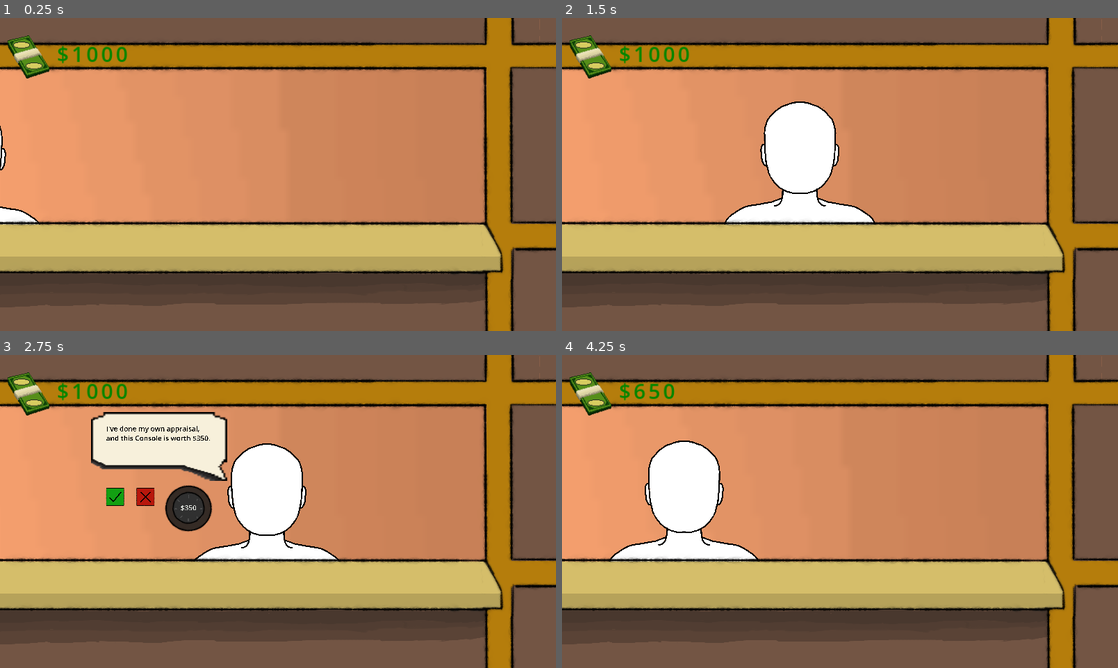
Above: before the commit, frames 1-4 (two rows, left to right).
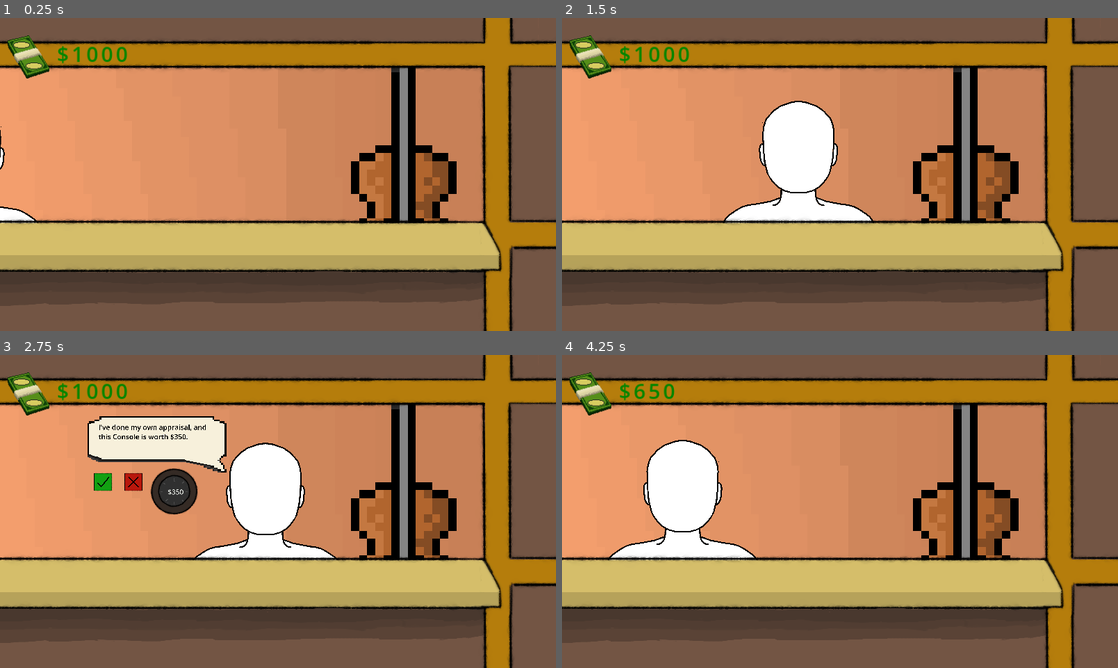
Above: after the commit, the same moments.

Repository: Routund/pawncepts
Game: Godot game, scene res://Scenes/Shop.tscn
Two runs of this game, one before a commit and one after it. Both use one fixed random seed, a clock stepped at 60 frames per second and the inputs below.
Inputs (mouse positions are in pixels of both pictures, inside the frame that each line leads up to; where the layout moved, square brackets give the same spot in the first picture):
- Up to frame 1 (0.25 s): no input
- Up to frame 2 (1.5 s): move the mouse to (962, 158) at 0.52 s; click (962, 158) at 0.67 s; move the mouse to (728, 190) at 1.27 s; click (728, 190) at 1.42 s
- Up to frame 3 (2.75 s): click (172, 492) [189, 508] at 2 s
- Up to frame 4 (4.25 s): click (667, 483) [678, 495] at 2.75 s; click (667, 483) [678, 495] at 3.5 s

The runs differ from the first frame. In frame 1, 13% of the frame differs, in the area x 0-100%, y 0-100%; in frame 2, 13%; in frame 3, 17%; in frame 4, 13%.

Commit message:
Changed some assets Made it export ready Added revealing text

Diff:
--- a/Scenes/Shop.tscn
+++ b/Scenes/Shop.tscn
@@ -2,12 +2,12 @@
 
 [ext_resource type="Script" path="res://Scripts/Money.gd" id="1_dygwe"]
 [ext_resource type="Script" path="res://Scripts/Shop_Manager.gd" id="1_ruhxm"]
+[ext_resource type="Texture2D" uid="uid://bxe4nq618qyr5" path="res://Assets/Wall with guitar.png" id="2_ii5ta"]
 [ext_resource type="Texture2D" uid="uid://bbk2g748hlv51" path="res://Assets/person_base.png" id="2_q2o5f"]
-[ext_resource type="Texture2D" uid="uid://co55y88nigfxd" path="res://Assets/Wall 1.png" id="2_vby4j"]
 [ext_resource type="Texture2D" uid="uid://ct6vrrwc8lssc" path="res://Assets/cash final 64x64.png" id="3_clsbt"]
 [ext_resource type="Script" path="res://Scripts/Customer_functions.gd" id="3_x5wk7"]
 [ext_resource type="Script" path="res://Scripts/Speech_manager.gd" id="5_2j8ui"]
-[ext_resource type="Texture2D" uid="uid://daxw6o2fhaprx" path="res://Assets/Speech Bubble Final 64x64.png" id="6_4uqg8"]
+[ext_resource type="Texture2D" uid="uid://d37rpu5aixpdx" path="res://Assets/Speech Bubble Final 64x64 (less shading).png" id="6_ahva7"]
 [ext_resource type="Texture2D" uid="uid://br03r3febb2sk" path="res://Assets/spinner.png" id="7_7b1i1"]
 [ext_resource type="Texture2D" uid="uid://t5lxafalxrrj" path="res://Assets/storefront.png" id="7_fdiy1"]
 [ext_resource type="Script" path="res://Scripts/spin.gd" id="8_rf3ha"]
@@ -17,14 +17,6 @@
 [ext_resource type="Texture2D" uid="uid://cadatuipseqoy" path="res://Assets/cross_norm.png" id="11_tse4m"]
 [ext_resource type="Texture2D" uid="uid://dytvihovhihl4" path="res://Assets/cross_press.png" id="12_5beyp"]
 [ext_resource type="Script" path="res://Scripts/Cross.gd" id="14_ynerj"]
-
-[sub_resource type="FontVariation" id="FontVariation_uji3a"]
-spacing_glyph = 6
-
-[sub_resource type="LabelSettings" id="LabelSettings_04taw"]
-font = SubResource("FontVariation_uji3a")
-font_size = 43
-font_color = Color(0, 0.521569, 0, 1)
 
 [sub_resource type="LabelSettings" id="LabelSettings_anbuk"]
 font_size = 200
@@ -37,18 +29,125 @@
 font_size = 200
 font_color = Color(0.866667, 0.878431, 0.858824, 1)
 
+[sub_resource type="FontVariation" id="FontVariation_uji3a"]
+spacing_glyph = 6
+
+[sub_resource type="LabelSettings" id="LabelSettings_04taw"]
+font = SubResource("FontVariation_uji3a")
+font_size = 43
+font_color = Color(0, 0.521569, 0, 1)
+
 [node name="Node2D" type="Node2D"]
 script = ExtResource("1_ruhxm")
-
-[node name="Wall1" type="Sprite2D" parent="."]
-position = Vector2(576.5, 323)
-scale = Vector2(16.6875, 16.8)
-texture = ExtResource("2_vby4j")
 
 [node name="Camera2D" type="Camera2D" parent="."]
 position = Vector2(573, 323)
 
 [node name="CanvasLayer" type="CanvasLayer" parent="."]
+
+[node name="Customer" type="Sprite2D" parent="CanvasLayer"]
+position = Vector2(222, 331)
+scale = Vector2(0.0721125, 0.0710185)
+texture = ExtResource("2_q2o5f")
+script = ExtResource("3_x5wk7")
+
+[node name="Speech_bubble" type="Node2D" parent="CanvasLayer/Customer"]
+visible = false
+position = Vector2(-3217.2, -2027.64)
+script = ExtResource("5_2j8ui")
+
+[node name="Bubble" type="NinePatchRect" parent="CanvasLayer/Customer/Speech_bubble"]
+texture_filter = 1
+anchors_preset = -1
+anchor_top = -3.655
+anchor_right = 34.358
+anchor_bottom = 5.981
+offset_left = -1899.8
+offset_top = -774.447
+offset_right = -1819.8
+offset_bottom = -741.447
+scale = Vector2(50, 50)
+texture = ExtResource("6_ahva7")
+patch_margin_left = 11
+patch_margin_top = 4
+patch_margin_right = 28
+patch_margin_bottom = 4
+metadata/_edit_use_anchors_ = true
+
+[node name="Dialogue" type="Label" parent="CanvasLayer/Customer/Speech_bubble"]
+offset_left = -1581.8
+offset_top = -591.447
+offset_right = 1858.2
+offset_bottom = 351.553
+text = "Hello there
+"
+label_settings = SubResource("LabelSettings_anbuk")
+autowrap_mode = 2
+metadata/_edit_use_anchors_ = true
+
+[node name="Spinner" type="TextureButton" parent="CanvasLayer/Customer/Speech_bubble"]
+offset_left = -485.817
+offset_top = 339.948
+offset_right = 1674.18
+offset_bottom = 2499.95
+scale = Vector2(0.65, 0.65)
+pivot_offset = Vector2(1080, 1080)
+texture_normal = ExtResource("7_7b1i1")
+script = ExtResource("8_rf3ha")
+metadata/_edit_use_anchors_ = true
+
+[node name="Price" type="Label" parent="CanvasLayer/Customer/Speech_bubble"]
+anchors_preset = -1
+anchor_left = 0.014
+anchor_top = 0.071
+anchor_right = 0.014
+anchor_bottom = 0.071
+offset_left = 193.677
+offset_top = 987.666
+offset_right = 1080.68
+offset_bottom = 1874.67
+grow_horizontal = 2
+grow_vertical = 2
+text = "$9999"
+label_settings = SubResource("LabelSettings_gjitf")
+horizontal_alignment = 1
+vertical_alignment = 1
+autowrap_mode = 2
+metadata/_edit_use_anchors_ = true
+
+[node name="Check" type="TextureButton" parent="CanvasLayer/Customer/Speech_bubble"]
+offset_left = -1720.0
+offset_top = 875.02
+offset_right = 440.004
+offset_bottom = 3035.02
+scale = Vector2(0.25, 0.25)
+texture_normal = ExtResource("9_fqr4x")
+texture_pressed = ExtResource("10_g7l0n")
+script = ExtResource("11_ca2va")
+metadata/_edit_use_anchors_ = true
+
+[node name="Cross" type="TextureButton" parent="CanvasLayer/Customer/Speech_bubble"]
+offset_left = -846.366
+offset_top = 875.02
+offset_right = 1313.64
+offset_bottom = 3035.02
+scale = Vector2(0.25, 0.25)
+texture_normal = ExtResource("11_tse4m")
+texture_pressed = ExtResource("12_5beyp")
+script = ExtResource("14_ynerj")
+metadata/_edit_use_anchors_ = true
+
+[node name="Control" type="Control" parent="CanvasLayer/Customer/Speech_bubble"]
+layout_mode = 3
+anchors_preset = 0
+offset_right = 40.0
+offset_bottom = 40.0
+metadata/_edit_use_anchors_ = true
+
+[node name="Storefront" type="Sprite2D" parent="CanvasLayer"]
+position = Vector2(573, 321)
+scale = Vector2(0.35, 0.35)
+texture = ExtResource("7_fdiy1")
 
 [node name="CashFinal64x64" type="Sprite2D" parent="CanvasLayer"]
 position = Vector2(59, 81)
@@ -72,118 +171,21 @@
 autowrap_mode = 2
 script = ExtResource("1_dygwe")
 
-[node name="Customer" type="Sprite2D" parent="."]
-position = Vector2(222, 331)
-scale = Vector2(0.0721125, 0.0710185)
-texture = ExtResource("2_q2o5f")
-script = ExtResource("3_x5wk7")
-
-[node name="Speech_bubble" type="Node2D" parent="Customer"]
-visible = false
-position = Vector2(-3217.2, -2027.64)
-script = ExtResource("5_2j8ui")
-
-[node name="Control" type="Control" parent="Customer/Speech_bubble"]
-layout_mode = 3
-anchors_preset = 0
-offset_right = 40.0
-offset_bottom = 40.0
-
-[node name="NinePatchRect" type="NinePatchRect" parent="Customer/Speech_bubble/Control"]
-layout_mode = 1
-anchors_preset = -1
-anchor_top = -3.655
-anchor_right = 34.358
-anchor_bottom = 5.981
-offset_left = -1830.47
-offset_top = -754.974
-offset_right = -3126.79
-offset_bottom = -1100.41
-scale = Vector2(50, 50)
-texture = ExtResource("6_4uqg8")
-patch_margin_left = 11
-patch_margin_top = 4
-patch_margin_right = 28
-patch_margin_bottom = 4
-
-[node name="Dialogue" type="Label" parent="Customer/Speech_bubble/Control"]
-layout_mode = 0
-offset_left = -1401.0
-offset_top = -563.0
-offset_right = 1609.0
-offset_bottom = 746.0
-text = "Hello there
-"
-label_settings = SubResource("LabelSettings_anbuk")
-autowrap_mode = 2
-
-[node name="Spinner" type="TextureButton" parent="Customer/Speech_bubble/Control"]
-layout_mode = 0
-offset_left = -114.518
-offset_top = 818.87
-offset_right = 2045.48
-offset_bottom = 2978.87
-scale = Vector2(0.65, 0.65)
-pivot_offset = Vector2(1080, 1080)
-texture_normal = ExtResource("7_7b1i1")
-script = ExtResource("8_rf3ha")
-
-[node name="Price" type="Label" parent="Customer/Speech_bubble/Control"]
-layout_mode = 1
-anchors_preset = -1
-anchor_left = 0.014
-anchor_top = 0.071
-anchor_right = 0.014
-anchor_bottom = 0.071
-offset_left = 522.812
-offset_top = 1435.58
-offset_right = 1409.81
-offset_bottom = 2322.58
-grow_horizontal = 2
-grow_vertical = 2
-text = "$9999"
-label_settings = SubResource("LabelSettings_gjitf")
-horizontal_alignment = 1
-vertical_alignment = 1
-autowrap_mode = 2
-
-[node name="Check" type="TextureButton" parent="Customer/Speech_bubble/Control"]
-layout_mode = 0
-offset_left = -1414.45
-offset_top = 1295.44
-offset_right = 745.553
-offset_bottom = 3455.44
-scale = Vector2(0.25, 0.25)
-texture_normal = ExtResource("9_fqr4x")
-texture_pressed = ExtResource("10_g7l0n")
-script = ExtResource("11_ca2va")
-
-[node name="Cross" type="TextureButton" parent="Customer/Speech_bubble/Control"]
-layout_mode = 0
-offset_left = -540.817
-offset_top = 1295.44
-offset_right = 1619.19
-offset_bottom = 3455.44
-scale = Vector2(0.25, 0.25)
-texture_normal = ExtResource("11_tse4m")
-texture_pressed = ExtResource("12_5beyp")
-script = ExtResource("14_ynerj")
-
-[node name="Storefront" type="Sprite2D" parent="."]
-position = Vector2(573, 323)
-scale = Vector2(0.35, 0.35)
-texture = ExtResource("7_fdiy1")
-
 [node name="Customer_timer" type="Timer" parent="."]
 one_shot = true
 
-[connection signal="entered" from="Customer" to="." method="_on_customer_entered"]
-[connection signal="entered" from="Customer" to="Customer/Speech_bubble" method="_on_customer_entered"]
-[connection signal="no_deal" from="Customer/Speech_bubble" to="Customer/Speech_bubble/Control/Spinner" method="_on_speech_bubble_no_deal"]
-[connection signal="no_deal" from="Customer/Speech_bubble" to="Customer/Speech_bubble/Control/Cross" method="_on_speech_bubble_no_deal"]
-[connection signal="sold" from="Customer/Speech_bubble" to="." method="_on_speech_bubble_sold"]
-[connection signal="sold" from="Customer/Speech_bubble" to="CanvasLayer/Label" method="_on_speech_bubble_sold"]
-[connection signal="sold" from="Customer/Speech_bubble" to="Customer/Speech_bubble/Control/Spinner" method="_on_speech_bubble_sold"]
-[connection signal="sold" from="Customer/Speech_bubble" to="Customer/Speech_bubble/Control/Cross" method="_on_speech_bubble_sold"]
-[connection signal="checked" from="Customer/Speech_bubble/Control/Check" to="Customer/Speech_bubble" method="_on_check_checked"]
-[connection signal="crossed" from="Customer/Speech_bubble/Control/Cross" to="Customer/Speech_bubble" method="_on_cross_crossed"]
+[node name="WallWithGuitar2" type="Sprite2D" parent="."]
+texture_filter = 1
+position = Vector2(573, 321)
+scale = Vector2(16.8, 16.8)
+texture = ExtResource("2_ii5ta")
+
+[connection signal="entered" from="CanvasLayer/Customer" to="CanvasLayer/Customer/Speech_bubble" method="_on_customer_entered"]
+[connection signal="no_deal" from="CanvasLayer/Customer/Speech_bubble" to="CanvasLayer/Customer/Speech_bubble/Spinner" method="_on_speech_bubble_no_deal"]
+[connection signal="no_deal" from="CanvasLayer/Customer/Speech_bubble" to="CanvasLayer/Customer/Speech_bubble/Cross" method="_on_speech_bubble_no_deal"]
+[connection signal="sold" from="CanvasLayer/Customer/Speech_bubble" to="." method="_on_speech_bubble_sold"]
+[connection signal="sold" from="CanvasLayer/Customer/Speech_bubble" to="CanvasLayer/Customer/Speech_bubble/Spinner" method="_on_speech_bubble_sold"]
+[connection signal="sold" from="CanvasLayer/Customer/Speech_bubble" to="CanvasLayer/Customer/Speech_bubble/Cross" method="_on_speech_bubble_sold"]
+[connection signal="sold" from="CanvasLayer/Customer/Speech_bubble" to="CanvasLayer/Label" method="_on_speech_bubble_sold"]
+[connection signal="checked" from="CanvasLayer/Customer/Speech_bubble/Check" to="CanvasLayer/Customer/Speech_bubble" method="_on_check_checked"]
+[connection signal="crossed" from="CanvasLayer/Customer/Speech_bubble/Cross" to="CanvasLayer/Customer/Speech_bubble" method="_on_cross_crossed"]
--- a/Scripts/Check.gd
+++ b/Scripts/Check.gd
@@ -5,7 +5,7 @@
 signal checked
 
 # Called every frame. 'delta' is the elapsed time since the previous frame.
-func _process(delta):
+func _process(_delta):
 	if is_button_pressed and not is_pressed():
 		# Button was pressed and is now released
 		is_button_pressed = false
--- a/Scripts/Cross.gd
+++ b/Scripts/Cross.gd
@@ -5,7 +5,7 @@
 signal crossed
 
 # Called every frame. 'delta' is the elapsed time since the previous frame.
-func _process(delta):
+func _process(_delta):
 	if is_button_pressed and not is_pressed():
 		# Button was pressed and is now released
 		is_button_pressed = false
@@ -19,6 +19,6 @@
 	pass # Replace with function body.
 
 
-func _on_speech_bubble_sold(price):
+func _on_speech_bubble_sold(_price):
 	visible=false
 	pass # Replace with function body.
--- a/Scripts/Shop_Manager.gd
+++ b/Scripts/Shop_Manager.gd
@@ -1,7 +1,7 @@
 extends Node2D
 
-@onready var customer = get_node("Customer")
-@onready var speech_bubble = get_node("Customer/Speech_bubble")
+@onready var customer = get_node("CanvasLayer/Customer")
+@onready var speech_bubble = get_node("CanvasLayer/Customer/Speech_bubble")
 @onready var timer = get_node("Customer_timer")
 var timerStart=false
 
--- a/Scripts/Speech_manager.gd
+++ b/Scripts/Speech_manager.gd
@@ -6,9 +6,9 @@
 var min_price = 0
 var initial_price = 0
 var sell_price = 100
-@onready var spinner = get_node("Control/Spinner")
-@onready var dialogue = get_node("Control/Dialogue")
-@onready var cross = get_node("Control/Cross")
+@onready var spinner = get_node("Spinner")
+@onready var dialogue = get_node("Dialogue")
+@onready var cross = get_node("Cross")
 var inventory = []
 var dialogues = []
 var check_price
@@ -18,7 +18,8 @@
 var exit =false
 var exitNow=false
 var customerState;
-
+var dia="";
+var dia_index=0;
 var customerTypes = [
 	0, # Stingy, give high price and have relatively high min price
 	1, # Desperate, give low price, and have relatively low min price
@@ -59,13 +60,17 @@
 
 # Called every frame. 'delta' is the elapsed time since the previous frame.
 func _process(_delta):
+	if(dia!=""):
+		if(dia_index<len(dia)):
+			dialogue.text+=dia[dia_index]
+			dia_index+=1
 	pass
 
 
 func _on_customer_entered():
 		if(randi_range(0,6)>=inventory.size()):
 			customerState="sell"
-
+			print(customerState)
 			# Pick random values for customer
 			item = randi() % items_dict.size()
 			cust = customerTypes[randi() % customerTypes.size()]
@@ -75,7 +80,9 @@
 
 			# Load Dialogue
 			dialogues = load_dialogues("res://Scripts/sellDialog.xml")
-			dialogue.text=dialogues[1]%[items_dict[item],initial_price]
+			dia=dialogues[1]%[items_dict[item],initial_price]
+			dialogue.text=""
+			dia_index=0
 
 
 
@@ -91,7 +98,9 @@
 
 			# Load Dialogue
 			dialogues = load_dialogues("res://Scripts/buyDialog.xml")
-			dialogue.text=dialogues[1]%[items_dict[item],initial_price]
+			dia=dialogues[1]%[items_dict[item],initial_price]
+			dialogue.text=""
+			dia_index=0
 
 
 
@@ -132,13 +141,17 @@
 
 			# Check if the offered price is higher than or equal to the initial price
 			if check_price >= initial_price:
-				dialogue.text = dialogues[7]  # Sold at a good price
+				dia=dialogues[7]
+				dialogue.text=""
+				dia_index=0  # Sold at a good price
 				exit = true
 				sold.emit(check_price)
 				inventory.append(item)
 			# Check if the offered price is lower than the minimum acceptable price
 			elif check_price < min_price:
-				dialogue.text = dialogues[5]  # Price is too low, no deal
+				dia=dialogues[5]
+				dialogue.text=""
+				dia_index=0  # Price is too low, no deal
 				exit = true
 				no_deal.emit()
 			else:
@@ -146,19 +159,25 @@
 				var diff = initial_price - check_price
 				var action = rng.randf_range(0, 100) + min(30, diff * 7 / initial_price)
 				if action < 20:
-					dialogue.text = dialogues[7]  # Sold at a good price
+					dia=dialogues[7]
+					dialogue.text=""
+					dia_index=0  # Sold at a good price
 					exit = true
 					sold.emit(check_price)
 					inventory.append(item)
 				elif action > 90:
-					dialogue.text = dialogues[5]  # Price is too low, no deal
+					dia=dialogues[5]
+					dialogue.text=""
+					dia_index=0  # Price is too low, no deal
 					exit = true
 					no_deal.emit()
 				else:
 					# Adjust the patience level and negotiate the price
 					patience -= int(rng.randf_range(1, 2.4))
 					if patience == 0:
-						dialogue.text = dialogues[5]  # Price is too low, no deal
+						dia=dialogues[5]
+						dialogue.text=""
+						dia_index=0  # Price is too low, no deal
 						exit = true
 						no_deal.emit()
 					else:
@@ -167,14 +186,18 @@
 						spinner.price = newPrice
 						spinner.priceText.text = "$%s" % [newPrice]
 						initial_price = newPrice
-						dialogue.text = dialogues[3] % [newPrice]  # Price negotiation
+						dia=dialogues[3]%[initial_price]
+						dialogue.text=""
+						dia_index=0  # Price negotiation
 		else:
 			# Handle buying behavior
 			check_price = spinner.price
 
 			# Check if the offered price is lower than or equal to the initial price
 			if check_price <= initial_price:
-				dialogue.text = dialogues[7]  # Sold at a good price
+				dia=dialogues[7]
+				dialogue.text=""
+				dia_index=0 # Sold at a good price
 				exit = true
 				sold.emit(-check_price)
 				inventory.pop_at(item_index)
@@ -187,19 +210,25 @@
 				var diff = check_price - initial_price
 				var action = rng.randf_range(0, 100) + min(30, diff * 7 / initial_price)
 				if action < 20:
-					dialogue.text = dialogues[7]  # Sold at a good price
+					dia=dialogues[7]
+					dialogue.text=""
+					dia_index=0  # Sold at a good price
 					exit = true
 					sold.emit(-check_price)
 					inventory.append(item)
 				elif action > 90:
-					dialogue.text = dialogues[5]  # Price is too high, no deal
+					dia=dialogues[5]
+					dialogue.text=""
+					dia_index=0  # Price is too high, no deal
 					exit = true
 					no_deal.emit()
 				else:
 					# Adjust the patience level and negotiate the price
 					patience -= int(rng.randf_range(1, 2.4))
 					if patience == 0:
-						dialogue.text = dialogues[5]  # Price is too high, no deal
+						dia=dialogues[5]
+						dialogue.text=""
+						dia_index=0  # Price is too high, no deal
 						exit = true
 						no_deal.emit()
 					else:
@@ -208,7 +237,9 @@
 						spinner.price = newPrice
 						spinner.priceText.text = "$%s" % [newPrice]
 						initial_price = newPrice
-						dialogue.text = dialogues[3] % [newPrice]  # Price negotiation
+						dia=dialogues[3]%[initial_price]
+						dialogue.text=""
+						dia_index=0  # Price negotiation
 	else:
 		# Exit the dialog and make it invisible
 		visible = false
@@ -218,7 +249,9 @@
 
 
 func _on_cross_crossed():
-	dialogue.text = dialogues[5]  # Price is too low, no deal
+	dia=dialogues[5]
+	dialogue.text=""
+	dia_index=0  # Price is too low, no deal
 	exit = true
 	no_deal.emit()
 	pass # Replace with function body.
--- a/Scripts/spin.gd
+++ b/Scripts/spin.gd
@@ -15,20 +15,20 @@
 		var new_mouse_pos = get_global_mouse_position()
 		var current_angle = (new_mouse_pos - global_position).angle()
 		if mouse_pos != null:
-			var angle_difference = current_angle - start_angle
-			if abs(angle_difference) > 0.01: # Adjust the threshold as needed
-				clockwise = angle_difference > 0
+			var angle_diff = current_angle - start_angle
+			if abs(angle_diff) > 0.01: # Adjust the threshold as needed
+				clockwise = angle_diff > 0
 				if clockwise:
 					price += sensitivity
 				else:
 					if (price-sensitivity>0):
 						price -= sensitivity
 				priceText.text="$%s"%[price]
-			rotation+=angle_difference
+			rotation+=angle_diff
 		mouse_pos = new_mouse_pos
 		start_angle = current_angle
 
-func _on_TextureButton_input_event(viewport, event, shape_idx):
+func _on_TextureButton_input_event(_viewport, event, _shape_idx):
 	if event is InputEventMouseButton:
 		if event.button_index == MOUSE_BUTTON_LEFT and event.pressed:
 			mouse_pos = get_global_mouse_position()
@@ -40,7 +40,7 @@
 	pass # Replace with function body.
 
 
-func _on_speech_bubble_sold(price):
+func _on_speech_bubble_sold(_price):
 	visible=false
 	priceText.visible=false
 	pass # Replace with function body.
Binary file added: Assets/Inner dial final 128x128.png
Not shown, added: Assets/Inner dial final 128x128.png.import
Binary file added: Assets/Outer Dial Final 128 x 128.png
Not shown, added: Assets/Outer Dial Final 128 x 128.png.import
Binary file added: Assets/Speech Bubble Final 64x64 (less shading).png
Not shown, added: Assets/Speech Bubble Final 64x64 (less shading).png.import
Binary file added: Assets/Wall with guitar.png
Not shown, added: Assets/Wall with guitar.png.import
Not shown, added: export_presets.cfg
